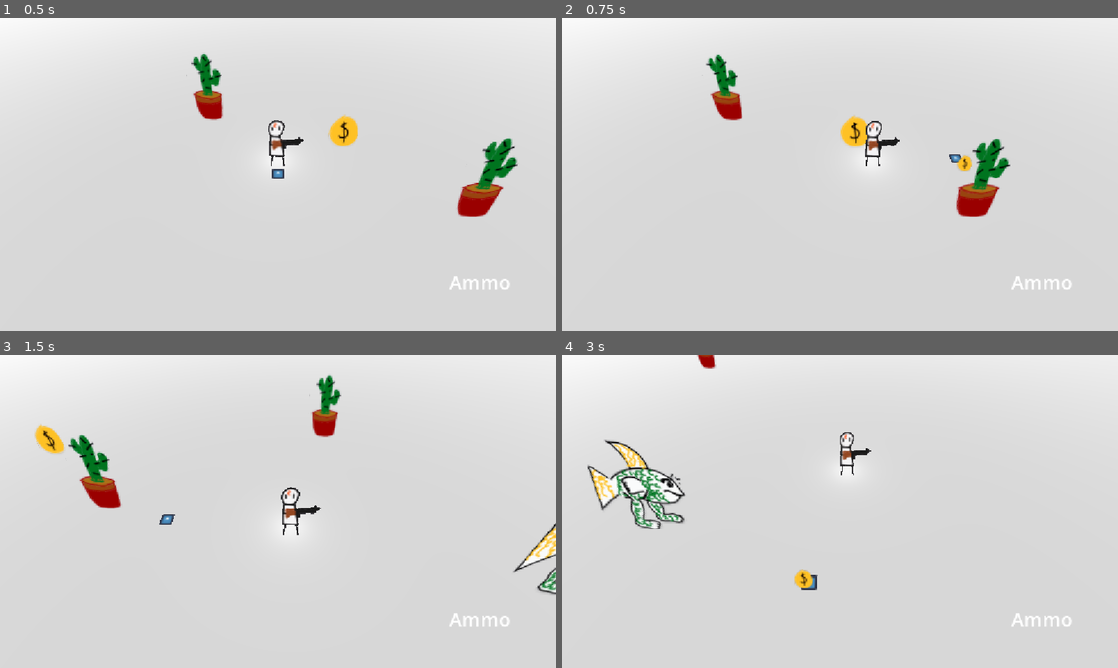
Above: before the commit, frames 1-4 (two rows, left to right).
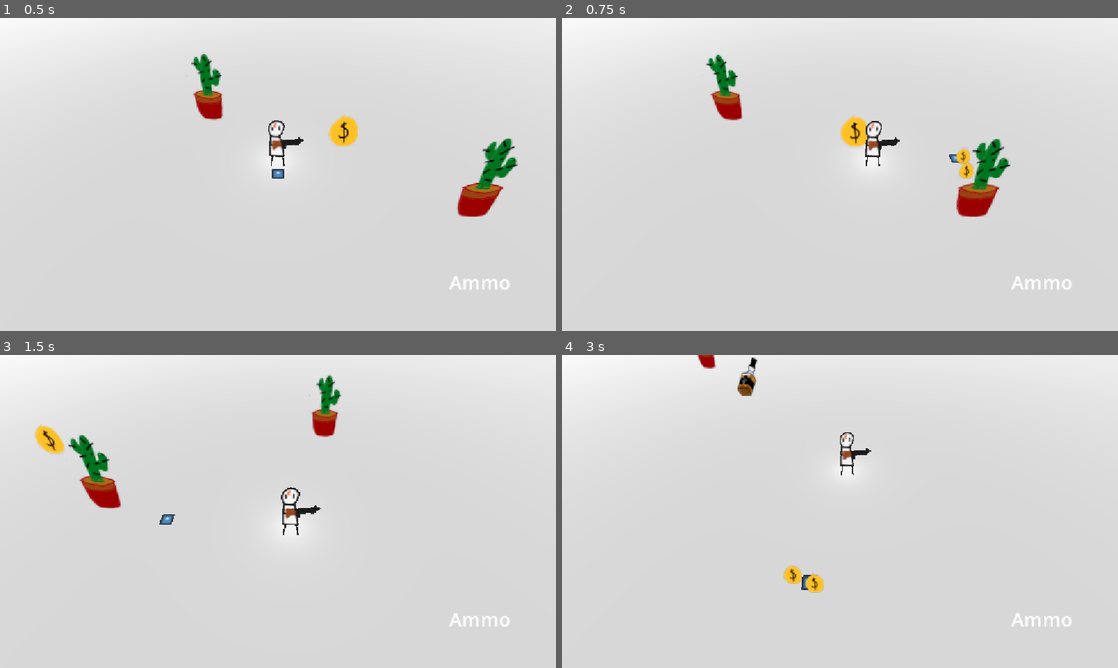
Above: after the commit, the same moments.

Repository: gmuGADIG/DEADSHOT
Game: Godot game, scene res://test_scenes/example_scene.tscn
Two runs of this game, one before a commit and one after it. Both use one fixed random seed, a clock stepped at 60 frames per second and the inputs below. This scene is started directly instead of the project's main scene. The engine's default icon, where the game draws it, is replaced by a stand-in: a white triangle on a blue panel in a dark square.
Inputs (mouse positions are in pixels of both pictures, inside the frame that each line leads up to):
- Up to frame 1 (0.5 s): no input
- Up to frame 2 (0.75 s): move the mouse to (962, 158) at 0.52 s; press the mouse at (962, 158) at 0.53 s; hold D (move_right) from 0.53 s (still down)
- Up to frame 3 (1.5 s): tap E (interact) at 0.8, 1.35 s; move the mouse to (166, 527) at 1.27 s; release D (move_right) at 1.28 s; release the mouse at (166, 527) at 1.28 s; hold S (move_down) from 1.28 s (still down)
- Up to frame 4 (3 s): tap Space (roll) at 1.55, 2.1 s; move the mouse to (895, 442) at 2.02 s; release S (move_down) at 2.03 s; press the mouse at (895, 442) at 2.03 s; hold D (move_right) 2.03-2.78 s; move the mouse to (812, 574) at 2.77 s; release the mouse at (812, 574) at 2.78 s; hold W (move_up) from 2.78 s (still down); click (812, 574) at 2.85 s

Frame 1 is identical in both runs. In frame 2, 0.2% of the frame differs, in the area x 70-75%, y 41-52%; in frame 3, 0.6%; in frame 4, 2.7%, in the area x 4-48%, y 0-76%.

Commit message:
dualies made functional

Diff:
--- a/world/player/player.gd
+++ b/world/player/player.gd
@@ -7,7 +7,8 @@
 	var curr_reserve : int
 
 ## Tracks name of current gun node. CHANGE THIS VARIABLE WHEN GUNS ARE CHANGED.
-static var gun_name := "BasicGun"
+static var gun_name := "Dualies"
+#static var gun_name := "BasicGun"
 
 ## These are the states that the player can be in. States control what the player can do.
 enum PlayerState {
@@ -75,7 +76,7 @@
 		health_component.health = persisting_data.health
 		gun.chamber_ammo = persisting_data.curr_chamber
 		gun.reserve_ammo = persisting_data.curr_reserve
-	$BasicGun.bullets_of_fire_unlocked = bullets_of_fire_unlocked
+	gun.bullets_of_fire_unlocked = bullets_of_fire_unlocked
 
 func _init() -> void:
 	instance = self
--- a/world/player/player.tscn
+++ b/world/player/player.tscn
@@ -4,10 +4,10 @@
 [ext_resource type="Texture2D" uid="uid://ckv48omi8han7" path="res://temp_art/gartic/harry_potter_with_gun.png" id="1_yynsy"]
 [ext_resource type="PackedScene" uid="uid://bas8xwk5nhlq0" path="res://world/player/HUD/hud.tscn" id="2_duds0"]
 [ext_resource type="Script" uid="uid://cwjxwkxciij4o" path="res://systems/interaction/interactor.gd" id="3_cvtd2"]
-[ext_resource type="PackedScene" uid="uid://cj5uuu7xjsprv" path="res://world/player/weapon/basic_gun/basic_gun.tscn" id="3_et4on"]
 [ext_resource type="Script" uid="uid://c4s1ohnc08ecy" path="res://world/player/reticle/reticle.gd" id="4_40qjc"]
 [ext_resource type="PackedScene" uid="uid://duf7ry1s34j7o" path="res://world/player/weapon/whip/whip.tscn" id="4_duds0"]
 [ext_resource type="Texture2D" uid="uid://bwm425xkr0vcy" path="res://temp_art/icon.svg" id="4_et4on"]
+[ext_resource type="PackedScene" uid="uid://vnurg1w4ttt4" path="res://world/player/weapon/forms/weapon_dualies.tscn" id="5_2x47q"]
 [ext_resource type="Script" uid="uid://do5vs8m1law7o" path="res://systems/attacking/health/health.gd" id="6_thypd"]
 [ext_resource type="Script" uid="uid://lxg83i28nlul" path="res://systems/attacking/hurtbox/hurtbox.gd" id="7_d3e1v"]
 [ext_resource type="Script" uid="uid://c1g7056xgtqys" path="res://systems/camera/camera_tracked.gd" id="11_2x47q"]
@@ -54,9 +54,8 @@
 transform = Transform3D(1, 0, 0, 0, 1, 0, 0, 0, 1, 0, 0.8601074, 0)
 shape = SubResource("CylinderShape3D_bvkkv")
 
-[node name="BasicGun" parent="." instance=ExtResource("3_et4on")]
-transform = Transform3D(1, 0, 0, 0, 1, 0, 0, 0, 1, 0, 1.2370036, 0)
-bullets_of_fire_unlocked = null
+[node name="Dualies" parent="." instance=ExtResource("5_2x47q")]
+transform = Transform3D(1, 0, 0, 0, 1, 0, 0, 0, 1, 0, 1.237, 0)
 
 [node name="Aiming" type="Node" parent="."]
 
--- a/world/player/weapon/basic_gun/basic_gun.gd
+++ b/world/player/weapon/basic_gun/basic_gun.gd
@@ -17,10 +17,10 @@
 @export var fire_cooldown: float = 0.2
 var fire_timer: float = 0.0
 
-func _process(_delta: float) -> void:
-	# No shooting if you're rolling!
-	fire_timer+=_delta
+func _process(delta: float) -> void:
+	fire_timer+=delta
 
+	# No shooting if you're rolling or the cooldown hasn't ended!
 	if Input.is_action_just_pressed("fire") && player.current_state != player.PlayerState.ROLLING && fire_timer>=fire_cooldown:
 		fire_timer = 0.0
 
--- a/world/player/weapon/forms/weapon_dualies.gd
+++ b/world/player/weapon/forms/weapon_dualies.gd
@@ -1,25 +1,88 @@
 extends Node3D
 
+## Time in seconds to reload
+@export var reload_time : float = 1.25
+## Max number of bullets in chamber and reserve
+@export var max_chamber : int = 6
+@export var max_reserve : int = 60
+
+## Gets set to the max_wep_ammo and max_reserve_ammo from player.
+var chamber_ammo : int = max_chamber
+var reserve_ammo : int = max_reserve
+
+var is_reloading := false
+var bullets_of_fire_unlocked: bool
+
 @onready var player: Player = get_parent()
+@export var fire_cooldown: float = 0.2
+var fire_timer: float = 0.0
 
-func _process(_delta: float) -> void:
-	# No shooting if you're rolling!
-	if Input.is_action_just_pressed("fire"):
-		if not player.can_shoot():
+func _process(delta: float) -> void:
+	fire_timer+=delta
+	# No shooting if you're rolling or the cooldown hasn't ended!
+	if Input.is_action_just_pressed("fire") && player.current_state != player.PlayerState.ROLLING && fire_timer>=fire_cooldown:
+		fire_timer = 0.0
+
+		## if the player cannot shoot / is reloading, do not fire
+		if not Player.instance.can_shoot() or is_reloading == true:
 			return
+
+		## Reloads gun with left click if no bullets in chamber (keep or remove?)
+		if (chamber_ammo == 0):
+			reload()
+			return
+
 		fire()
 
+	# Reloads the gun as well (if you can shoot, you can reload).
+	if Input.is_action_just_pressed("reload") and Player.instance.can_shoot() and is_reloading == false:
+		reload()
+
+## Rotate Dualies to aim direction to keep bullet spawn points correct
+func setGunRotation() -> void:
+	self.look_at(player.global_position+player.aim_dir())
+	rotation.x=0.0
+	rotation.z=0.0
+
 func fire() -> void:
+	setGunRotation()
 	add_bullet($Right)
 	add_bullet($Left)
 	%ShootSound.play()
 
 func add_bullet(gun: Node3D) -> void:
-	var bullet: Bullet = preload("res://world/player/weapon/bullet/player_bullet.tscn").instantiate()
+	var bullet : Bullet
+	if bullets_of_fire_unlocked:
+		bullet = preload("res://world/player/weapon/bullet/fire_bullet.tscn").instantiate()
+	else:
+		bullet = preload("res://world/player/weapon/bullet/player_bullet.tscn").instantiate()
 	get_tree().current_scene.add_child(bullet)
 	#TODO: Damage uses integers right now. It should either use floats or much bigger integers.
 	# The standard pistol bullet does 2 damage. Each dualie bullet needs to do somewhere between 50-100% of that.
 	# We override the bullet's damage here in code. This could be set up later as an export variable, or as a
 	# unique bullet scene, but I didn't see the point.
-	bullet.atk_damage = 1
+	bullet.atk_damage = 7
 	bullet.fire(gun, player.aim_dir())
+	chamber_ammo -= 1
+
+## Reloads the gun if there are less than the max number of bullets in the chamber and if there are any bullets in the reserve available.
+func reload() -> void:
+	var chamber_diff := max_chamber - chamber_ammo
+	if chamber_diff == 0 or reserve_ammo == 0:
+		return
+
+	print("reloading...")
+
+	is_reloading = true
+	await get_tree().create_timer(reload_time).timeout
+
+	if (reserve_ammo >= chamber_diff):
+		reserve_ammo -= chamber_diff
+		chamber_ammo += chamber_diff
+	else:
+		chamber_ammo += reserve_ammo
+		reserve_ammo = 0
+
+	is_reloading = false
+
+	print("reloaded")
--- a/world/player/weapon/forms/weapon_dualies.tscn
+++ b/world/player/weapon/forms/weapon_dualies.tscn
@@ -5,6 +5,9 @@
 
 [node name="Dualies" type="Node3D"]
 script = ExtResource("1_albja")
+reload_time = 1.5
+max_chamber = 12
+max_reserve = 72
 
 [node name="Sounds" type="Node3D" parent="."]
 
